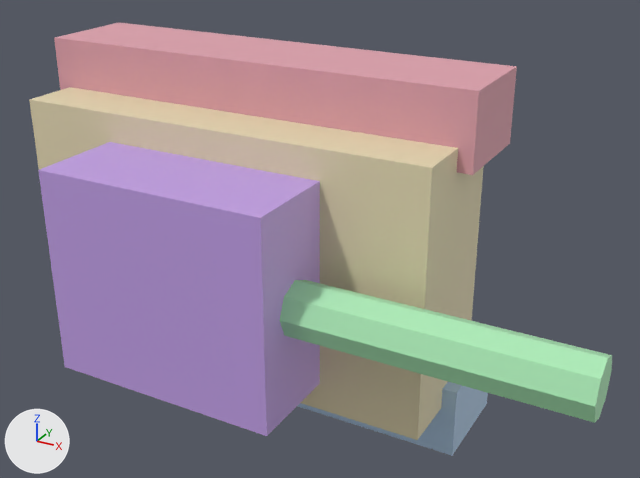
What one commit did to the glTF model public/studio/v2.15.0/d_tank/model.glb.
Camera for both pictures: a 50 mm lens placed at (3.18, -5.47, 2.49), pointed at (0.61, -0.79, 0.15). The lights are fixed; the arrows at lower left show +X, +Y and +Z. The first picture is the older version. Where no turn or scale is listed for an object, it has been applied to the vertices.

The first picture shows 'part0', 'part1', 'part2', 'part3', 'part4'.
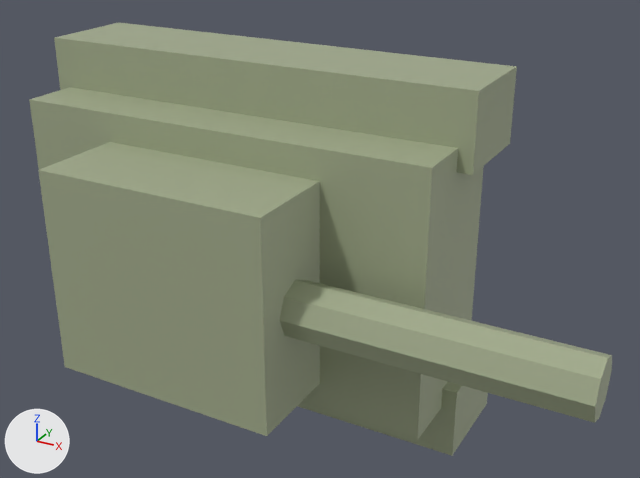
Location of each change, (x1, y1, x2, y2) in pixels of the pictures (640 x 478 px):
part 1 of me_geometry_0, recoloured (beige to greyish green): (29, 87, 484, 440) in both
part 2 of me_geometry_1, recoloured (purple to greyish green): (38, 142, 320, 436) in both
part 3 of me_geometry_2, recoloured (green to greyish green): (280, 280, 612, 423) in both
part 4 of me_geometry_3, recoloured: (54, 23, 517, 175) in both
part 5 of me_geometry_4, recoloured (darker): (298, 382, 488, 456) in both

The change in detail:
me_geometry_0 has 8 vertices, 12 faces and spans x -1.5..1.5, y -1.15..-0.25, z -0.9..0.9.
me_geometry_0 is used by ob_part0; location (0.0, 0.0, 0.0).
me_geometry_0 part 1: 12 faces centred in x -1.5..1.5, y -1.15..-0.25, z -0.9..0.9 are repainted in the vertex colours; the middle colour goes from beige #e7dbb4 to greyish green #a1aa8b.
me_geometry_1 has 8 vertices, 12 faces and spans x -0.8..0.8, y -1.8..-1.1, z -0.7..0.7.
me_geometry_1 is used by ob_part1; location (0.0, 0.0, 0.0).
me_geometry_1 part 2: 12 faces centred in x -0.8..0.8, y -1.8..-1.1, z -0.7..0.7 are repainted in the vertex colours; the middle colour goes from purple #c2a0e6 to greyish green #a1aa8b.
me_geometry_2 has 18 vertices, 32 faces and spans x 0.8..2.6, y -1.63..-1.27, z -0.18..0.18.
me_geometry_2 is used by ob_part2; location (0.0, 0.0, 0.0).
me_geometry_2 part 3: 32 faces centred in x 0.8..2.6, y -1.61..-1.29, z -0.16..0.16 are repainted in the vertex colours; the middle colour goes from green #adecb8 to greyish green #a1aa8b.
me_geometry_3 has 8 vertices, 12 faces and spans x -1.6..1.6, y -0.75..-0.05, z 0.75..1.25.
me_geometry_3 is used by ob_part3; location (0.0, 0.0, 0.0).
me_geometry_3 part 4: 12 faces centred in x -1.6..1.6, y -0.75..-0.05, z 0.75..1.25 are repainted in the vertex colours; the middle colour goes from pink #e3a3af to greyish green #a1aa8b.
me_geometry_4 has 8 vertices, 12 faces and spans x -1.6..1.6, y -0.75..-0.05, z -1.25..-0.75.
me_geometry_4 is used by ob_part4; location (0.0, 0.0, 0.0).
me_geometry_4 part 5: 12 faces centred in x -1.6..1.6, y -0.75..-0.05, z -1.25..-0.75 are repainted in the vertex colours; the middle colour goes from blue #b1cde9 to greyish green #a1aa8b.
